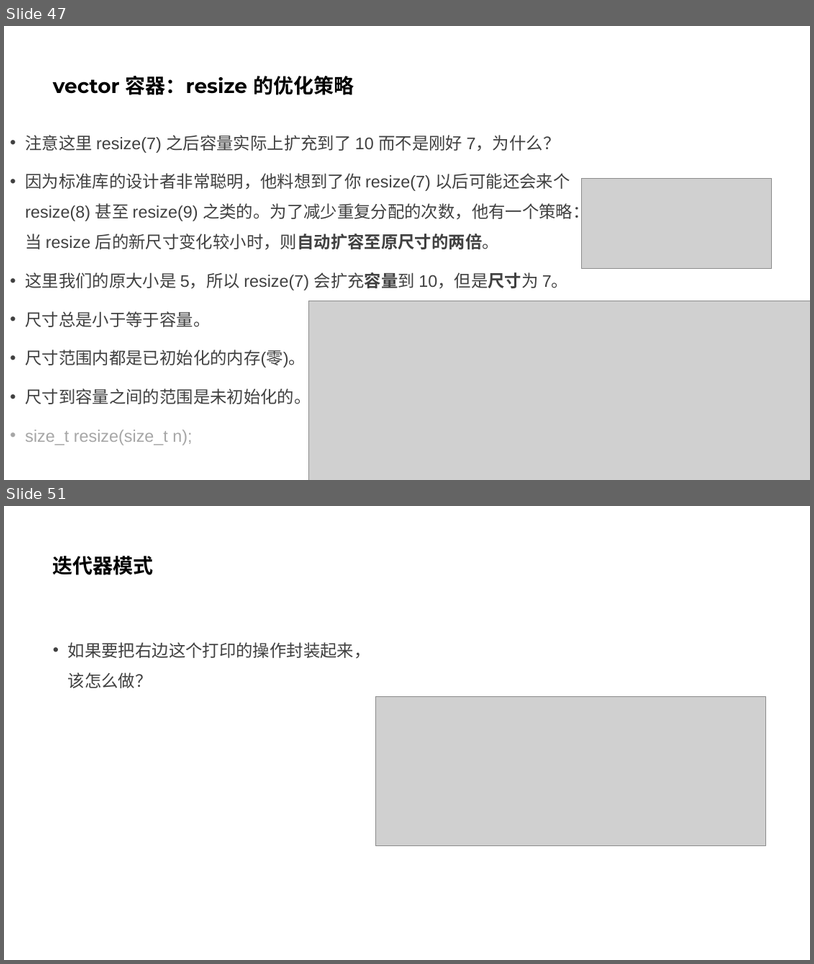
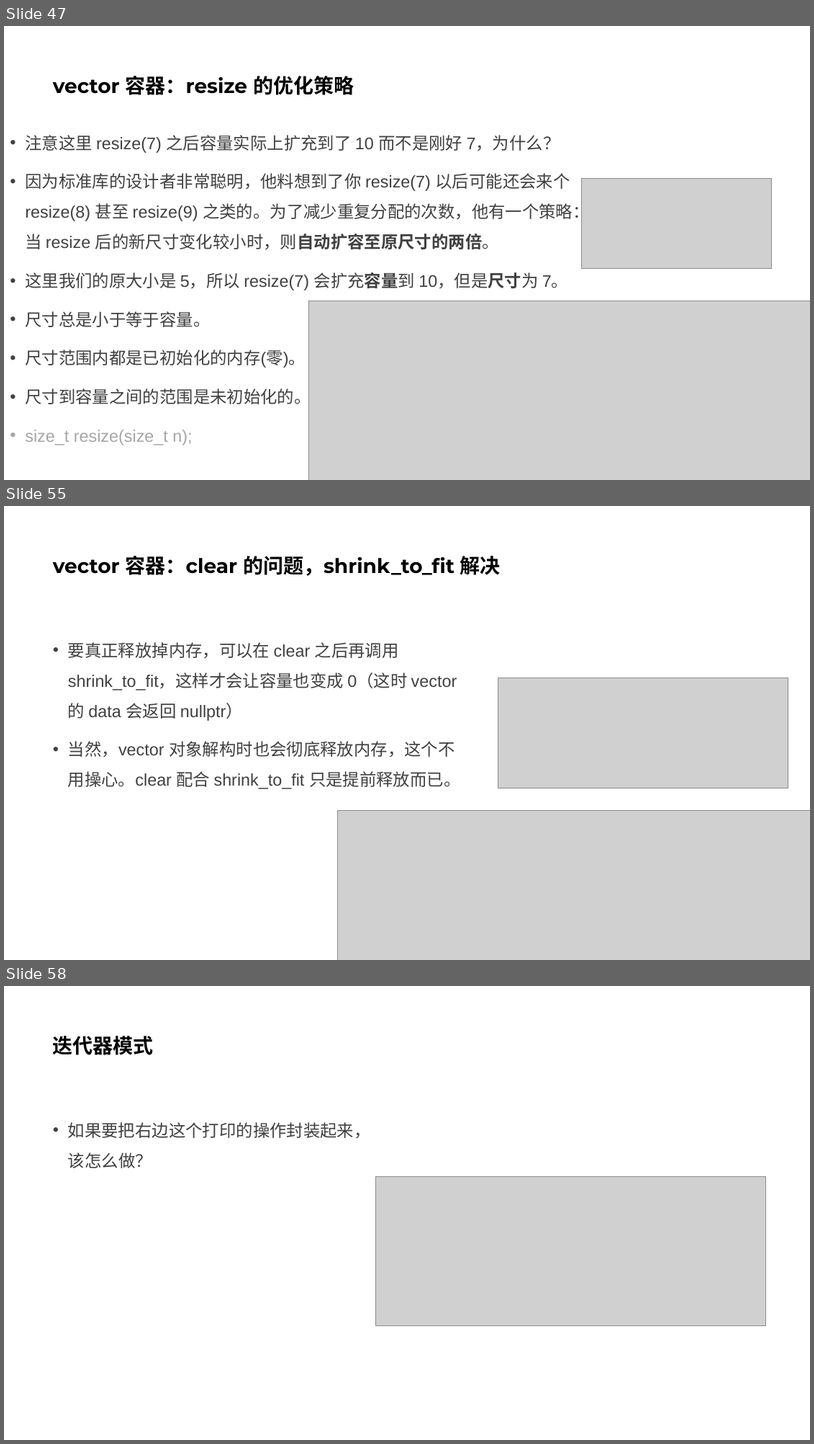
Before and after one commit to parallel101/course, a slide deck: 13/slides.pptx. Shown one above the other, each under a label of ours: slides 47 and 51 before the commit, slides 47, 55 and 58 after it; the slides between them are not shown. The pictures are 814x964 and 814x1444 pixels, drawn with LibreOffice and Linux fonts; fonts in the diff are those of the drawing; grey boxes stand for pictures. Boxes give left, top, right and bottom in pixels: in the first picture for what was removed or moved away, otherwise in the second. Text is boxed around its words. In the diff, an @@ line names an element or a change of style, - is before the commit and + after.

```diff
--- a/13/slides.pptx
+++ b/13/slides.pptx
@@ slide 55 added at (4, 506, 810, 960), background #FFFFFF @@
@@ title added at (53, 556, 501, 576), 24 pt, text #000000, bold @@
+vector 容器：clear 的问题，shrink_to_fit 解决
@@ text added at (68, 642, 460, 789), 20 pt, text #404040 @@
+• 要真正释放掉内存，可以在 clear 之后再调用 shrink_to_fit，这样才会让容量也变成 0（这时 vector 的 data 会返回 nullptr）
+• 当然，vector 对象解构时也会彻底释放内存，这个不用操心。clear 配合 shrink_to_fit 只是提前释放而已。
@@ picture added at (499, 678, 790, 788) @@
@@ picture added at (338, 811, 810, 960) @@
@@ what was slide 51 is now slide 58 @@
```
Also in this commit, not shown: 2 slides changed, 7 other slides added, 1 slide removed, 6 other files.
